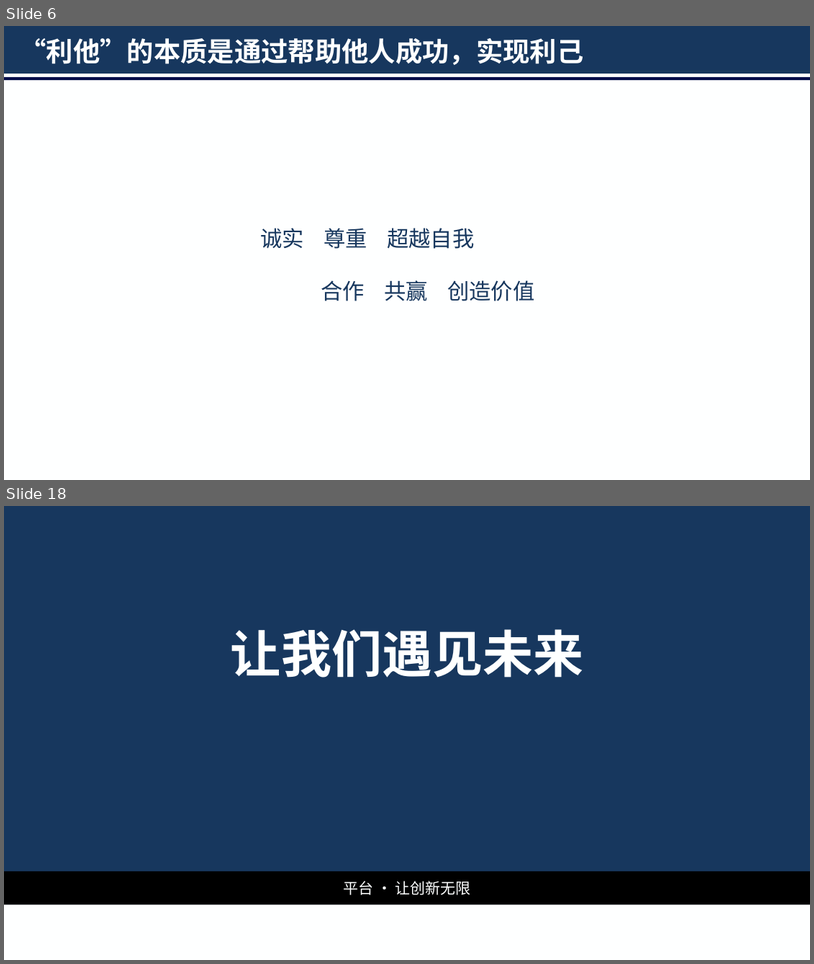
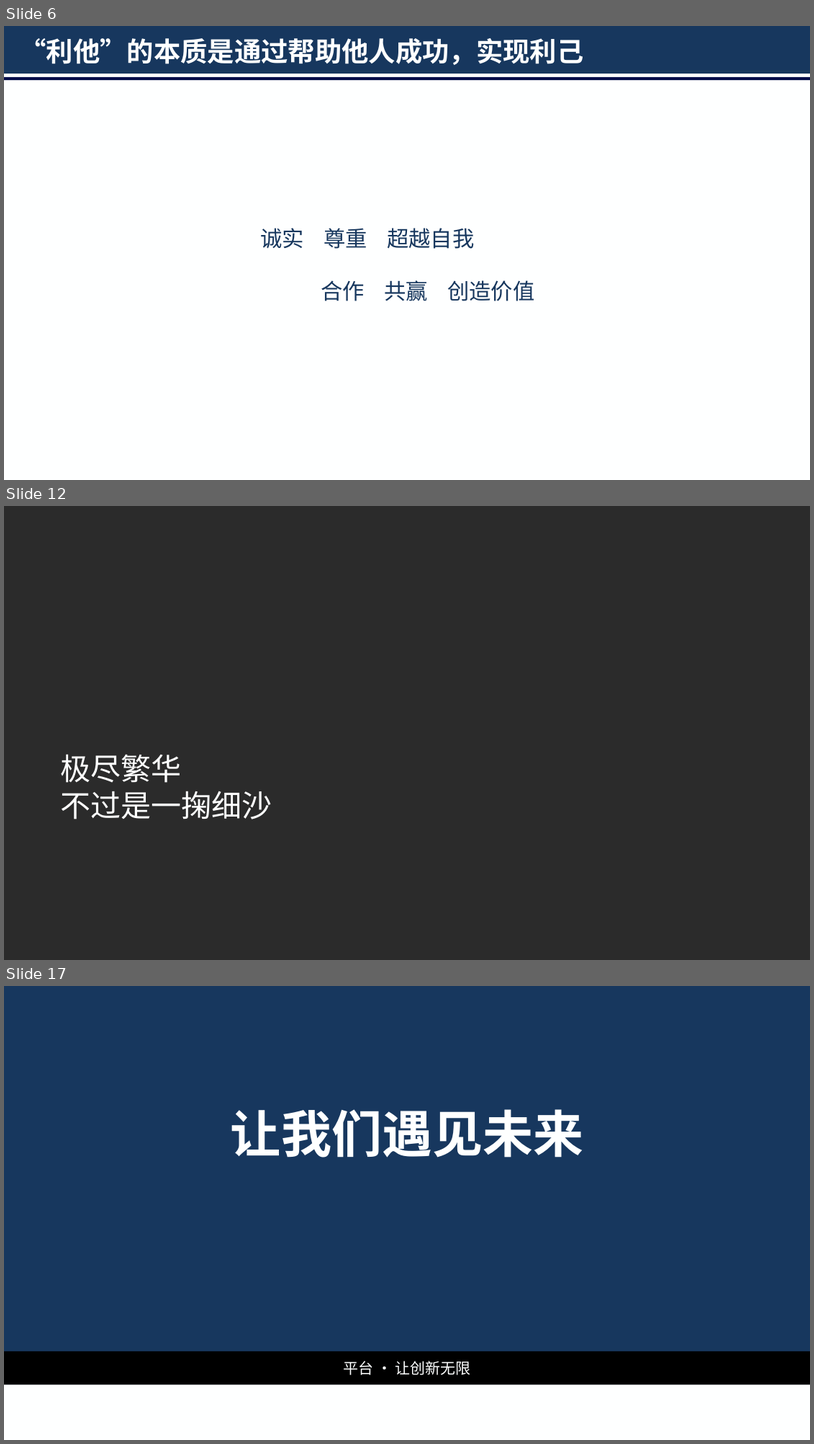
Before and after one commit to Jinzy/Primetonkb, a slide deck: 经验技巧总结/演讲：客户价值规划/客户价值规划.pptx. Shown one above the other, each under a label of ours: slides 6 and 18 before the commit, slides 6, 12 and 17 after it; the slides between them are not shown. The pictures are 814x964 and 814x1444 pixels, drawn with LibreOffice and Linux fonts; fonts in the diff are those of the drawing; background and template pictures are left out; a plain dark background stands for a picture behind light text. Boxes give left, top, right and bottom in pixels: in the first picture for what was removed or moved away, otherwise in the second. Text is boxed around its words. In the diff, an @@ line names an element or a change of style, - is before the commit and + after.

```diff
--- a/经验技巧总结/演讲：客户价值规划/客户价值规划.pptx
+++ b/经验技巧总结/演讲：客户价值规划/客户价值规划.pptx
@@ slide 12 added at <box>4,506,810,960</box>, background picture (left out) @@
@@ text added at <box>61,754,273,819</box>, 36 pt, text #FEFFFF @@
+极尽繁华
+不过是一掬细沙
@@ what was slide 18 is now slide 17 @@
```
Also in this commit, not shown: 2 slides changed, 8 other slides added, 10 slides removed.
